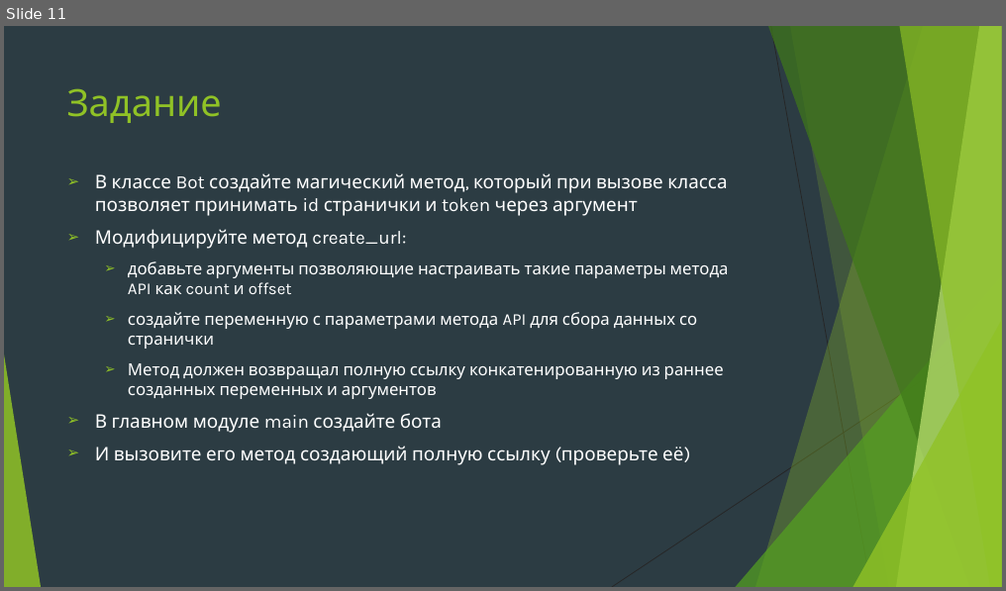
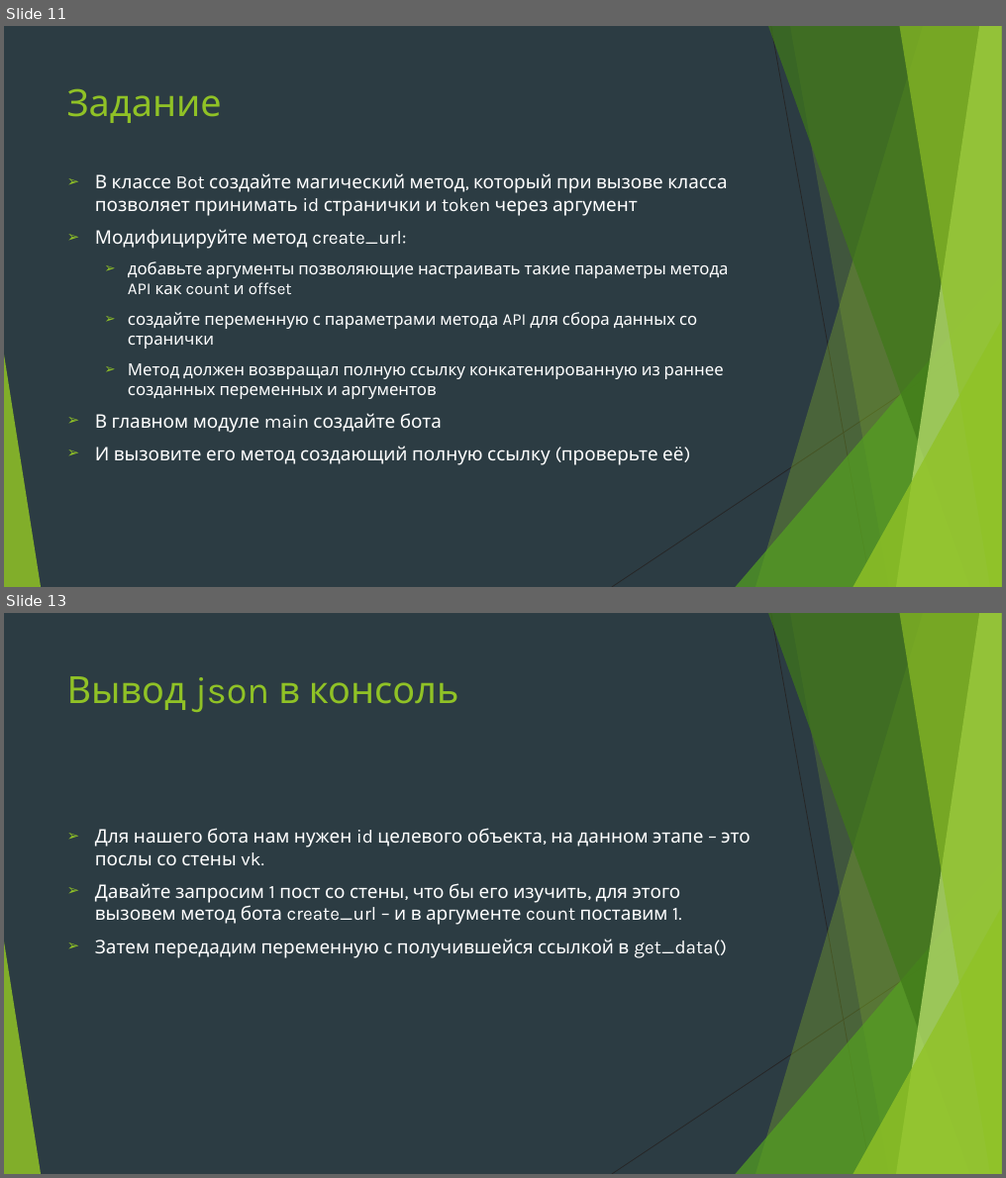
Before and after one commit to Yegor9151/for_corund, a slide deck: python/module2/presentation/урок 5 модуль 2.pptx. Shown one above the other, each under a label of ours: slide 11 before the commit, slides 11 and 13 after it; the slides between them are not shown. The pictures are 1006x591 and 1006x1178 pixels, drawn with LibreOffice and Linux fonts; fonts in the diff are those of the drawing. Boxes give left, top, right and bottom in pixels: in the first picture for what was removed or moved away, otherwise in the second. Text is boxed around its words. In the diff, an @@ line names an element or a change of style, - is before the commit and + after.

```diff
--- a/python/module2/presentation/урок 5 модуль 2.pptx
+++ b/python/module2/presentation/урок 5 модуль 2.pptx
@@ slide 13 added at bbox=[4, 613, 1002, 1174], background #2C3C43; not listed: 10 template elements that a slide beside it also shows @@
@@ title added at bbox=[67, 676, 459, 712], 36 pt, text #90C226 @@
+Вывод json в консоль
@@ text added at bbox=[95, 828, 749, 959], 18 pt, text #FFFFFF @@
+➢ Для нашего бота нам нужен id целевого объекта, на данном этапе – это послы со стены vk.
+➢ Давайте запросим 1 пост со стены, что бы его изучить, для этого вызовем метод бота create_url – и в аргументе count поставим 1.
+➢ Затем передадим переменную с получившейся ссылкой в get_data()
```
Also in this commit, not shown: 3 other slides added.
